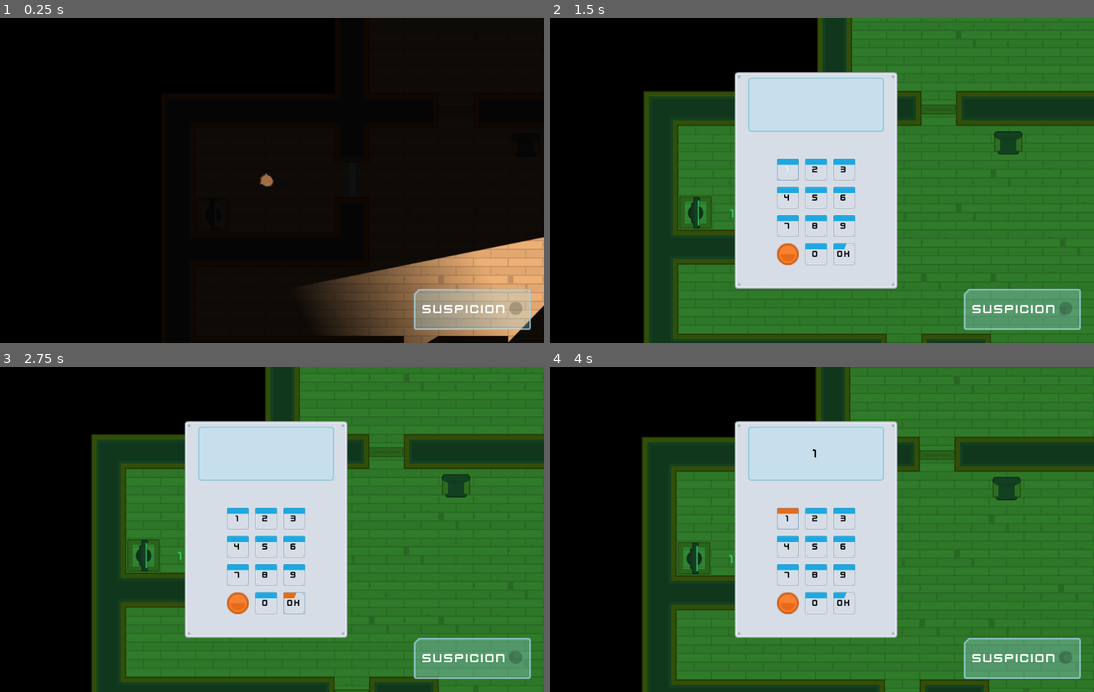
Above: before the commit, frames 1-4 (two rows, left to right).
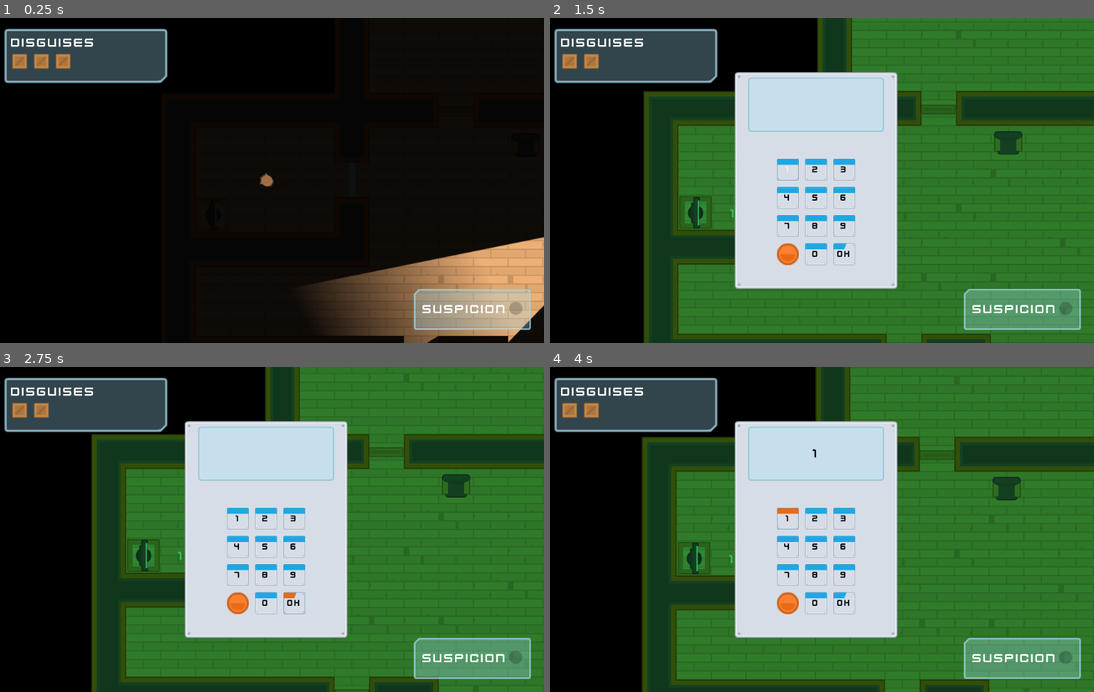
Above: after the commit, the same moments.

Repository: kleimaj/top-down-sneaky
Game: Godot game, scene res://Levels/Level1.tscn
The game is run twice, just before and just after one commit, with the same random seed, the same clock (stepped at 60 frames per second) and the same inputs.
Inputs (mouse positions are in pixels of both pictures, inside the frame that each line leads up to):
- Up to frame 1 (0.25 s): no input
- Up to frame 2 (1.5 s): tap Enter at 0.5 s; move the mouse to (1006, 112) at 0.52 s; hold D (move_right) 0.53-1.28 s; tap Space (fire) at 0.6 s; click (1006, 112) at 0.67 s; move the mouse to (854, 180) at 1.27 s; hold S (move_down) from 1.28 s (still down); tap E (toggle_disguise) at 1.35 s; click (854, 180) at 1.42 s
- Up to frame 3 (2.75 s): release S (move_down) at 2 s; click "OK" at 2 s
- Up to frame 4 (4 s): click "OK" at 2.75 s; click "1" at 3.5 s

The runs differ from the first frame. In frame 1, 5.0% of the frame differs, in the area x 0-31%, y 3-21%; in frame 2, 5.0%; in frame 3, 5.0%; in frame 4, 5.0%.
Error in both runs: Invalid get index '0' (on base: 'PoolVector2Array'). (res://Characters/NPCs/Guard.gd:22)

Commit message:
adds ItemList to GUI to display number of disguises

Diff:
--- /dev/null
+++ b/Interface/DisguiseCounter.gd
@@ -0,0 +1,6 @@
+extends ItemList
+
+func update_disguises(number):
+	clear()
+	for disguises in range(number):
+		add_icon_item(load("res://GFX/PNG/Tiles/tile_129.png"), false)
--- a/Interface/GUI.tscn
+++ b/Interface/GUI.tscn
@@ -1,10 +1,31 @@
-[gd_scene load_steps=6 format=2]
+[gd_scene load_steps=11 format=2]
 
 [ext_resource path="res://GFX/Interface/PNG/glassPanel_cornerTL.png" type="Texture" id=1]
 [ext_resource path="res://Interface/Theme.tres" type="Theme" id=2]
 [ext_resource path="res://GFX/Interface/PNG/dot_shadow.png" type="Texture" id=3]
 [ext_resource path="res://GFX/Interface/PNG/dotRed.png" type="Texture" id=4]
 [ext_resource path="res://Interface/SuspicionMeter.gd" type="Script" id=5]
+[ext_resource path="res://GFX/PNG/Tiles/tile_129.png" type="Texture" id=6]
+[ext_resource path="res://GFX/Interface/PNG/glassPanel_cornerBR.png" type="Texture" id=7]
+[ext_resource path="res://Interface/DisguiseCounter.gd" type="Script" id=8]
+
+[sub_resource type="StyleBoxEmpty" id=1]
+
+[sub_resource type="Theme" id=2]
+ItemList/colors/font_color = Color( 0.63, 0.63, 0.63, 1 )
+ItemList/colors/font_color_selected = Color( 1, 1, 1, 1 )
+ItemList/colors/guide_color = Color( 0, 0, 0, 0.1 )
+ItemList/constants/hseparation = 4
+ItemList/constants/icon_margin = 4
+ItemList/constants/line_separation = 2
+ItemList/constants/vseparation = 2
+ItemList/fonts/font = null
+ItemList/styles/bg = SubResource( 1 )
+ItemList/styles/bg_focus = null
+ItemList/styles/cursor = null
+ItemList/styles/cursor_unfocused = null
+ItemList/styles/selected = null
+ItemList/styles/selected_focus = null
 
 [node name="GUI" type="CanvasLayer"]
 
@@ -65,3 +86,45 @@
 texture_progress = ExtResource( 4 )
 fill_mode = 4
 script = ExtResource( 5 )
+
+[node name="DisguiseContainer" type="NinePatchRect" parent="Control"]
+margin_left = 30.0
+margin_top = 20.0
+margin_right = 330.0
+margin_bottom = 120.0
+rect_min_size = Vector2( 300, 100 )
+texture = ExtResource( 7 )
+patch_margin_left = 12
+patch_margin_top = 12
+patch_margin_right = 12
+patch_margin_bottom = 12
+
+[node name="VBoxContainer" type="VBoxContainer" parent="Control/DisguiseContainer"]
+anchor_right = 1.0
+anchor_bottom = 1.0
+margin_left = 12.0
+margin_top = 12.0
+margin_right = -12.0
+margin_bottom = -12.0
+__meta__ = {
+"_edit_use_anchors_": false
+}
+
+[node name="Label" type="Label" parent="Control/DisguiseContainer/VBoxContainer"]
+margin_right = 276.0
+margin_bottom = 27.0
+custom_colors/font_color = Color( 1, 1, 1, 1 )
+text = "Disguises"
+
+[node name="DisguiseCounter" type="ItemList" parent="Control/DisguiseContainer/VBoxContainer" groups=[
+"DisguiseDisplay",
+]]
+margin_top = 31.0
+margin_right = 276.0
+margin_bottom = 65.0
+theme = SubResource( 2 )
+items = [ "", ExtResource( 6 ), false ]
+auto_height = true
+max_columns = 7
+icon_scale = 0.5
+script = ExtResource( 8 )
--- a/Player.gd
+++ b/Player.gd
@@ -17,6 +17,7 @@
 
 func _ready():
 	$Timer.wait_time = disguise_duration
+	get_tree().call_group("DisguiseDisplay", "update_disguises", number_of_disguises)
 	reveal()
 
 func _physics_process(delta):
@@ -72,6 +73,7 @@
 
 	velocity_multiplier = disguise_slowdown
 	number_of_disguises -= 1
+	get_tree().call_group("DisguiseDisplay", "update_disguises", number_of_disguises)
 	disguised = true
 	collision_layer = 16
 	$Timer.start()
